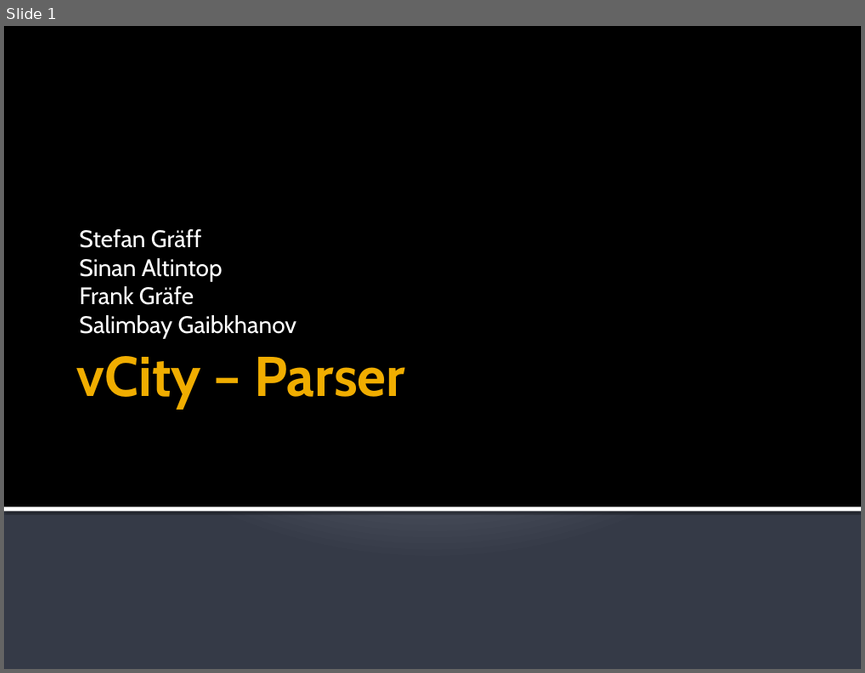
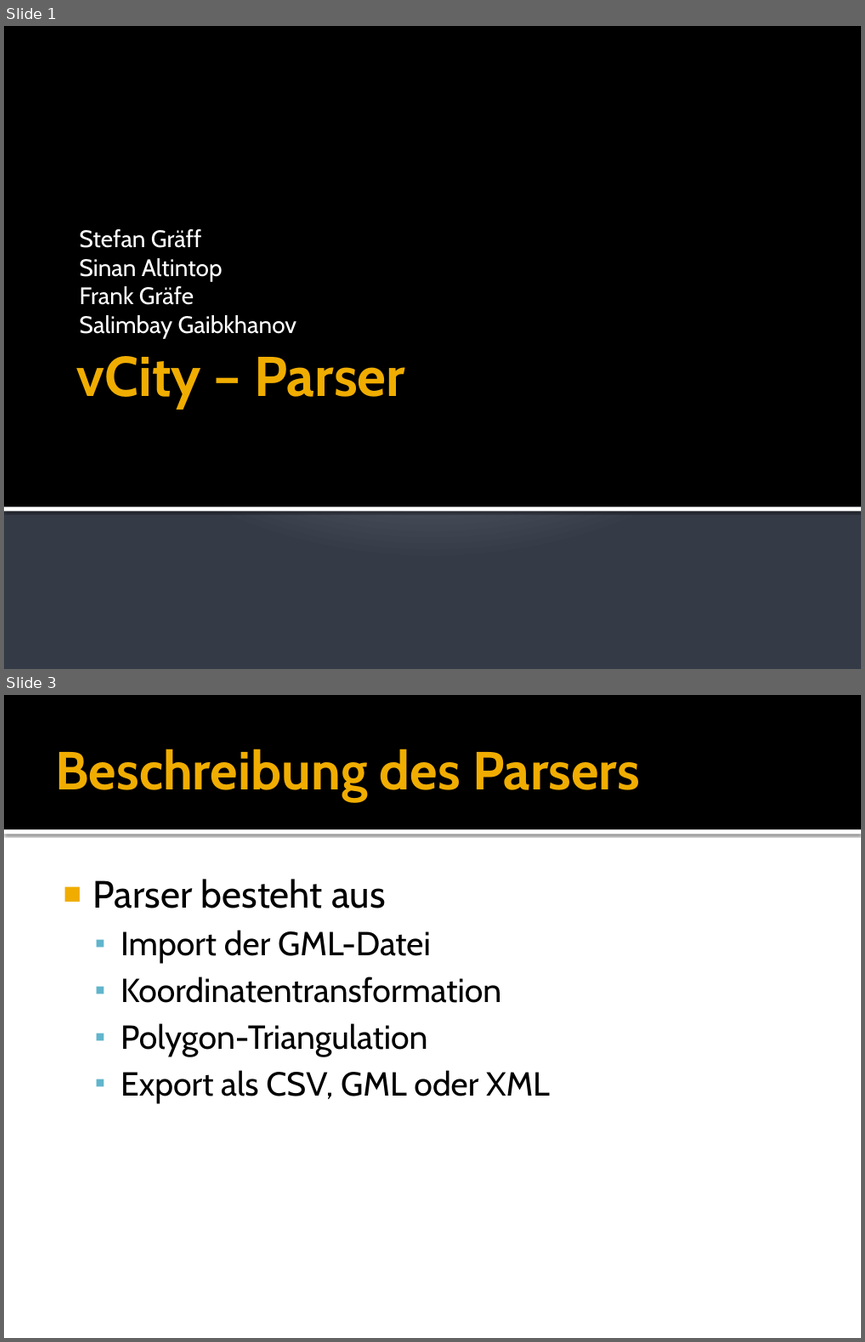
Before and after one commit to hft-swp/stuff, a slide deck: doku/Parser/vCity - Parser.pptx. Shown one above the other, each under a label of ours: slide 1 before the commit, slides 1 and 3 after it; the slides between them are not shown. The pictures are 865x673 and 865x1342 pixels, drawn with LibreOffice and Linux fonts; fonts in the diff are those of the drawing. Boxes give left, top, right and bottom in pixels: in the first picture for what was removed or moved away, otherwise in the second. Text is boxed around its words. In the diff, an @@ line names an element or a change of style, - is before the commit and + after.

```diff
--- a/doku/Parser/vCity - Parser.pptx
+++ b/doku/Parser/vCity - Parser.pptx
@@ slide 3 added at (4,695,861,1338), background #FFFFFF @@
@@ rectangle added at (4,695,861,829), fill #000000 @@
@@ title added at (55,749,640,802), 45 pt, text #F0AD00, bold @@
+Beschreibung des Parsers
@@ rectangle added at (4,829,861,834), fill #FFFFFF @@
@@ text added at (93,879,550,1104), 28 pt, text #000000 @@
+■ Parser besteht aus
+  ▪ Import der GML-Datei
+  ▪ Koordinatentransformation
+  ▪ Polygon-Triangulation
+  ▪ Export als CSV, GML oder XML
```
Also in this commit, not shown: 1 slide changed, 3 other slides added.
